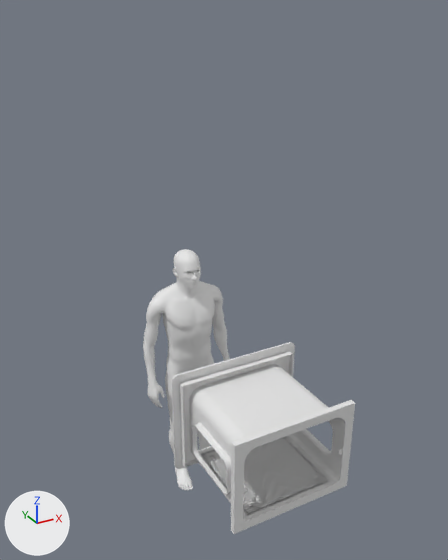
The Blender file Content/Assets/VentAnims.blend: old version first, new version second.
One viewpoint serves both versions: a camera (50 mm lens) standing at (-92.0, -192.0, 177.0) and looking at (8.0, -11.0, 86.0). Every picture has the same lights, and +X, +Y and +Z are marked at lower left.

Script lines for the objects in view, before the commit:
```python
me_plane_004 = bpy.data.meshes.new('Plane.004')
me_plane_004.from_pydata(...)  # 7417 vertices, 7404 faces; spans x -18.4..18.4, y -11.3..9.1, z -0.1..99.1
me_plane_010 = bpy.data.meshes.new('Plane.010')
me_plane_010.from_pydata(...)  # 716 vertices, 807 faces; spans x -47.5..1.6, y -20.4..18.3, z -5.3..-1.7
me_plane_014 = bpy.data.meshes.new('Plane.014')
me_plane_014.from_pydata(...)  # 4736 vertices, 4520 faces; spans x -21.9..21.9, y -21.5..11.8, z -18.2..18.2
ob_man = bpy.data.objects.new('Man', me_plane_004)
ob_man.location = (-1.9, -1.3, -2.9)
ob_plane_006 = bpy.data.objects.new('Plane.006', me_plane_014)
ob_plane_006.location = (1.7, -49.9, 51.2)
ob_plane_006.rotation_euler = (1.571, 0.0, 3.142)  # degrees (90, 0, 180)
ob_plane_044 = bpy.data.objects.new('Plane.044', me_plane_010)
ob_plane_044.location = (24.7, -25.8, 45.7)
ob_plane_044.rotation_euler = (1.571, -3.142, 3.142)  # degrees (90, -180, 180)
```
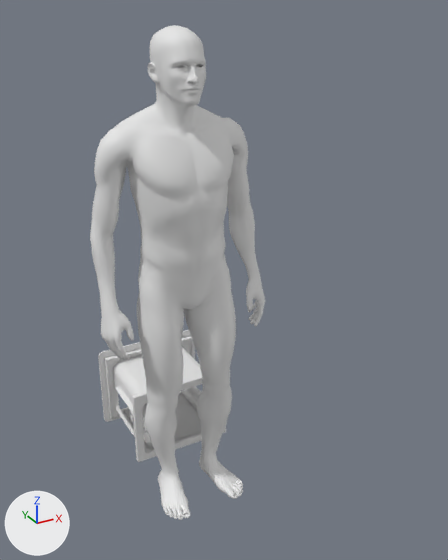
Where the newer file only moved an object's origin or applied its transform, the numbers keep the older frame.

Boxes (x1, y1, x2, y2) around the edits, measured in the pictures (448 x 560 px):
'Man', mesh rescaled (100% wider, 104% taller)
    before: (143, 249, 230, 491)
    after: (90, 25, 265, 520)
'Plane.006', moved
    before: (180, 352, 355, 534)
    after: (105, 336, 226, 462)
'Plane.044', moved
    before: (171, 342, 295, 469)
    after: (98, 330, 195, 422)

Patch to the scene script:
```diff
--- a/Content/Assets/VentAnims.blend.py
+++ b/Content/Assets/VentAnims.blend.py
@@ me_plane_004 @@
 me_plane_004.from_pydata(...)  # 7417 vertices, 7404 faces; spans x -18.4..18.4, y -11.3..9.1, z -0.1..99.1
 # used by ob_man; location = (-1.9, -1.3, -2.9)
+# me_plane_004 part 1: the whole mesh is scaled about its middle by 1.8, then moved by (-1.8, -1.9, 35.9)
@@ ob_plane_044 @@
 ob_plane_044 = bpy.data.objects.new('Plane.044', me_plane_010)
-ob_plane_044.location = (24.7, -25.8, 45.7)
+ob_plane_044.location = (24.7, 57.9, 11.7)
 ob_plane_044.rotation_euler = (1.571, -3.142, 3.142)  # degrees (90, -180, 180)
@@ ob_plane_006 @@
 ob_plane_006 = bpy.data.objects.new('Plane.006', me_plane_014)
-ob_plane_006.location = (1.7, -49.9, 51.2)
+ob_plane_006.location = (1.7, 33.8, 17.2)
 ob_plane_006.rotation_euler = (1.571, 0.0, 3.142)  # degrees (90, 0, 180)
```
